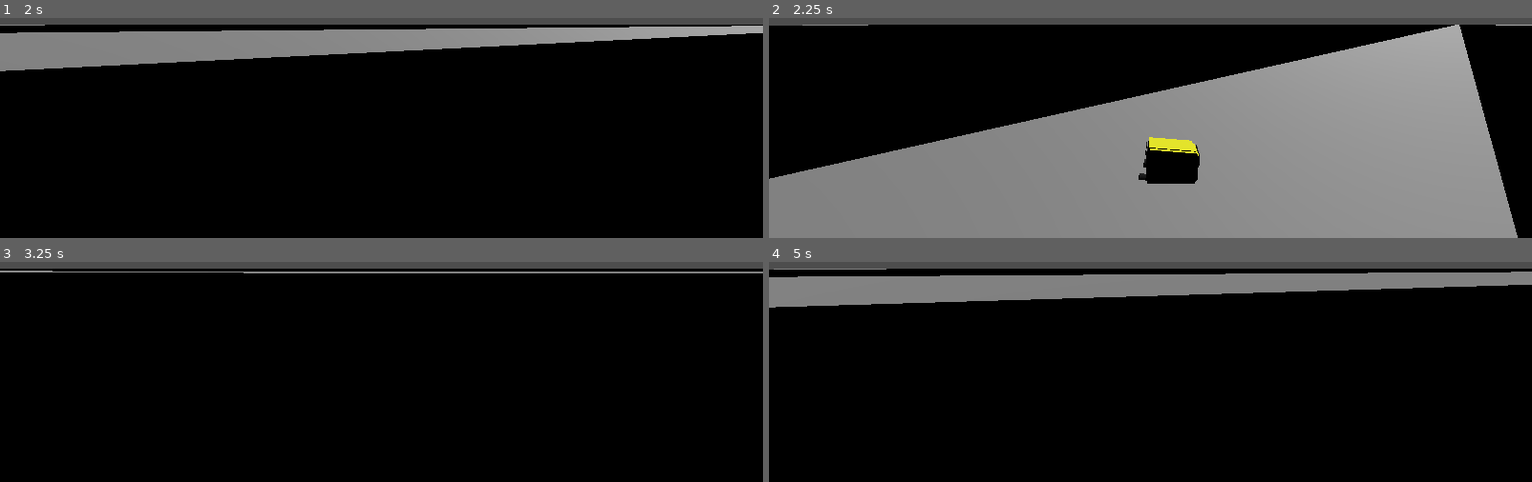
Above: before the commit, frames 1-4 (two rows, left to right).
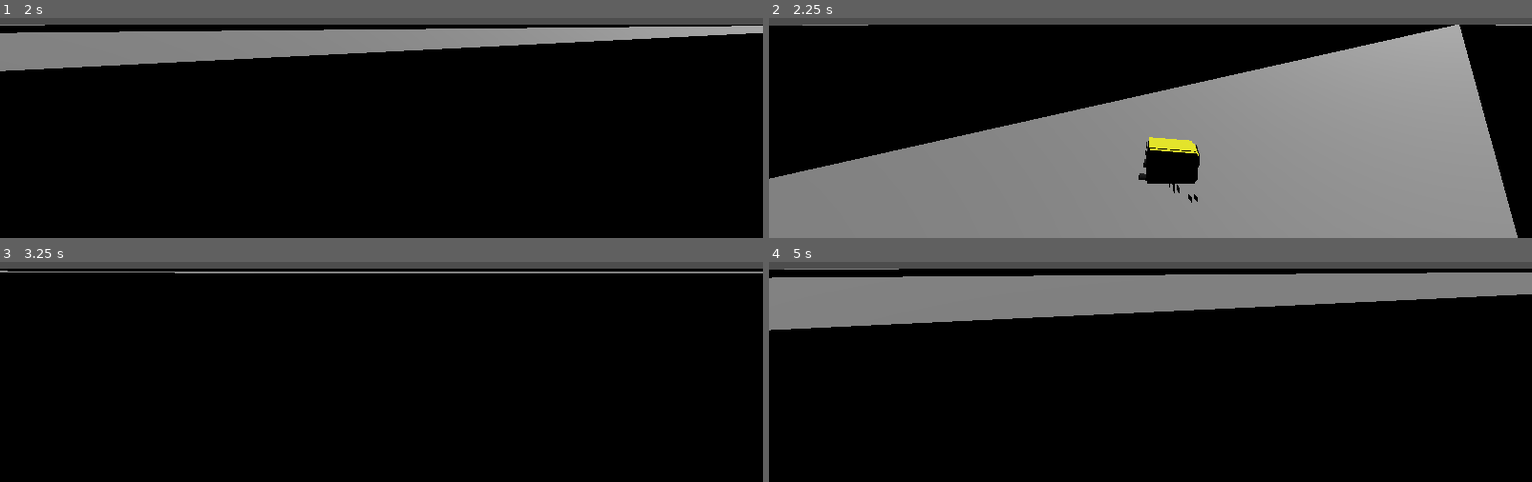
Above: after the commit, the same moments.

Repository: km2000-a11y/Urban-Drive
Game: Godot game, scene res://main.tscn
The game is run twice, just before and just after one commit, with the same random seed, the same clock (stepped at 60 frames per second) and the same inputs.
Inputs:
- Up to frame 1 (2 s): tap Enter (ui_accept) at 0.5, 0.77, 1.25, 1.52 s; hold D (turn_right) 0.53-1.28 s; hold Shift (nos) 0.53-1.28 s; hold S (brake) from 1.28 s (still down); tap Space (drift) at 1.35 s; tap Shift (nos) at 1.55 s
- Up to frame 2 (2.25 s): release S (brake) at 2.03 s; hold D (turn_right) from 2.03 s (still down); hold Shift (nos) from 2.03 s (still down)
- Up to frame 3 (3.25 s): release D (turn_right) at 2.78 s; release Shift (nos) at 2.78 s; hold W (accelerate) from 2.78 s (still down); tap Shift (nos) at 2.85 s; tap Enter (ui_accept) at 3.02 s
- Up to frame 4 (5 s): tap Enter (ui_accept) at 3.5, 3.77, 4.52 s; release W (accelerate) at 3.53 s; hold Space (drift) 3.53-4.28 s; hold A (turn_left) from 3.53 s (still down); tap Shift (nos) at 3.8, 4.35 s

Frame 1 is identical in both runs. In frame 2, less than 0.1% of the frame differs, in the area x 52-57%, y 75-84%; in frame 3, less than 0.1%; in frame 4, 7.6%, in the area x 0-100%, y 3-32%.

Commit message:
kjbhjuhbg

Diff:
--- a/Scripts/base_car.gd
+++ b/Scripts/base_car.gd
@@ -42,14 +42,14 @@
 # DRIFT SYSTEM
 var drifting := false
 var drift_factor := 0.0
-var boost=false
+var boost := false
 
 var debug_enabled := true
 var debug_timer := 0.0
 
 @onready var car_model := $ModelRoot
 @onready var forward_ref := $ForwardRef
-@onready var nitro:=$Exhaust/GPUParticles3D
+@onready var nitro := $Exhaust/GPUParticles3D
 
 
 # ============================================================
@@ -60,12 +60,14 @@
 	torque = (horsepower * 5252.0) / max_rpm
 	top_speed = top_speed_kmh / 3.6
 
+
 # ============================================================
 #  READY
 # ============================================================
 func _ready():
 	apply_stats()
 	nitro.hide()
+
 
 # ============================================================
 #  GEAR LOGIC
@@ -80,6 +82,7 @@
 		rpm *= 1.3
 
 	current_gear = clamp(current_gear, 1, gear_count)
+
 
 # ============================================================
 #  PHYSICS
@@ -90,7 +93,7 @@
 	var brake := Input.get_action_strength("brake")
 	var steer := Input.get_action_strength("turn_left") - Input.get_action_strength("turn_right")
 	var drift_input := Input.is_action_pressed("drift")
-	var nitrous:=Input.is_action_pressed("nos")
+	var nitrous := Input.is_action_pressed("nos")
 
 	# DRIFT SMOOTHING
 	var target_drift := 0.0
@@ -121,17 +124,9 @@
 	# RPM + GEARS
 	# ============================================================
 	var speed_kmh := velocity.length() * 3.6
-	if nitrous and boost==false:
-		nitro.show()
-		speed_kmh=speed_kmh*1.12
-		boost=true
-	elif nitrous==false:
-		nitro.hide()
-		speed_kmh=velocity.length()*3.6*0.8
 	rpm += accel * 3000.0 * delta
 	rpm -= (rpm - idle_rpm) * 0.5 * delta
 	rpm = clamp(rpm, idle_rpm, max_rpm)
-
 	rpm = clamp(speed_kmh * gear_ratios[current_gear - 1] * 35.0, idle_rpm, max_rpm)
 
 	update_gears(speed_kmh)
@@ -151,7 +146,7 @@
 			traction_factor = 1.15
 
 	# ============================================================
-	# ACCELERATION
+	# ACCELERATION (CALCULATED FIRST)
 	# ============================================================
 	var accel_force := 0.0
 
@@ -172,6 +167,21 @@
 		velocity.z = flat.z
 
 	# ============================================================
+	# NITRO (NOW accel_force EXISTS)
+	# ============================================================
+	if nitrous:
+		nitro.show()
+
+		var nitro_accel := 1.35
+		velocity += forward * accel_force * nitro_accel * delta
+
+		var nitro_top := top_speed * 1.10
+		if velocity.length() > nitro_top:
+			velocity = velocity.normalized() * nitro_top
+	else:
+		nitro.hide()
+
+	# ============================================================
 	# BRAKING
 	# ============================================================
 	if brake > 0.0:
@@ -237,14 +247,13 @@
 	var old_velocity := velocity
 	move_and_slide()
 
-	# MOMENTUM EXCHANGE
 	for i in range(get_slide_collision_count()):
 		var col := get_slide_collision(i)
 		var other := col.get_collider()
 
 		if other is CarController:
 			var my_p := mass * velocity
-			var their_p :Vector3 = other.mass * other.velocity
+			var their_p : Vector3 = other.mass * other.velocity
 
 			var impulse := (my_p - their_p) * 0.5
 
@@ -253,6 +262,7 @@
 
 	# DEBUG
 	_debug_stats(delta, flat2.length())
+
 
 # ============================================================
 #  DEBUG
